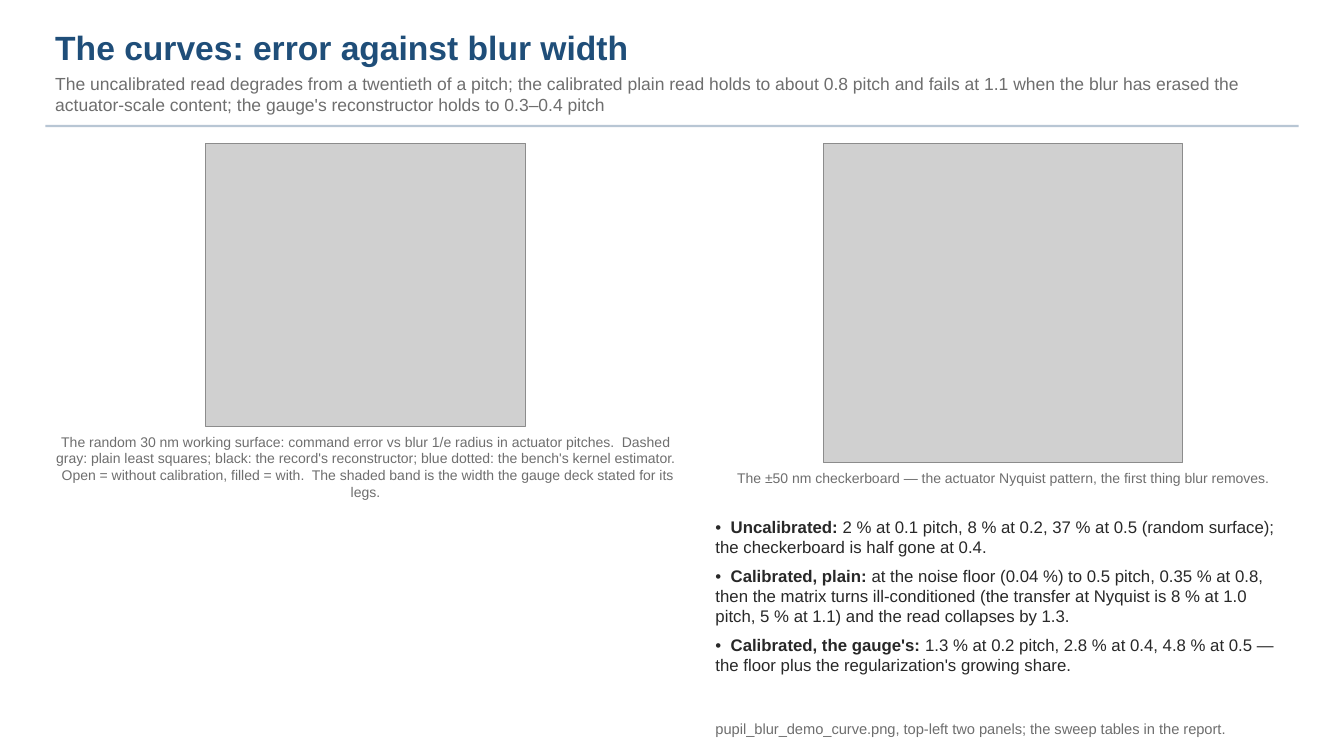
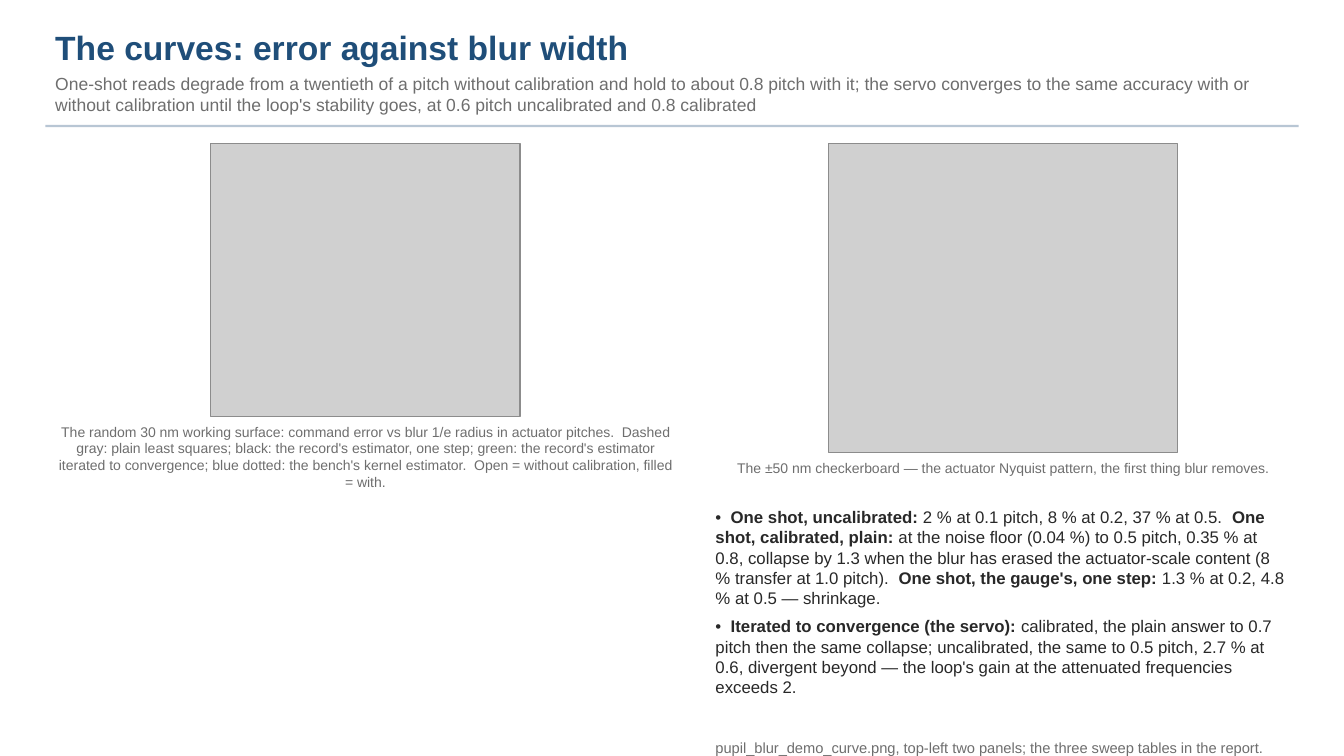
Before and after one commit to nasa-jpl/macos, a slide deck: slide 7 of demo_session/deck_blur.pptx (slide 5 before the commit). Drawn at 1344x756 pixels with LibreOffice and Linux fonts; fonts in the diff are those of the drawing; grey boxes stand for pictures. Boxes give left, top, right and bottom in pixels: in the first picture for what was removed or moved away, otherwise in the second. Text is boxed around its words. In the diff, an @@ line names an element or a change of style, - is before the commit and + after.

```diff
--- a/demo_session/deck_blur.pptx
+++ b/demo_session/deck_blur.pptx
@@ text at <box>55,77,1250,115</box>: text changed @@
-The uncalibrated read degrades from a twentieth of a pitch; the calibrated plain read holds to about 0.8 pitch and fails at 1.1 when the blur has erased the actuator-scale content; the gauge's reconstructor holds to 0.3–0.4 pitch
+One-shot reads degrade from a twentieth of a pitch without calibration and hold to about 0.8 pitch with it; the servo converges to the same accuracy with or without calibration until the loop's stability goes, at 0.6 pitch uncalibrated and 0.8 calibrated
@@ picture: place and size @@
-picture at <box>205,143,525,426</box>
+picture at <box>211,143,520,416</box>
@@ picture: place and size @@
-picture at <box>824,143,1184,463</box>
+picture at <box>829,143,1178,453</box>
@@ text at <box>59,427,673,487</box>: text changed @@
-The random 30 nm working surface: command error vs blur 1/e radius in actuator pitches. Dashed gray: plain least squares; black: the record's reconstructor; blue dotted: the bench's kernel estimator. Open = without calibration, filled = with. The shaded band is the width the gauge deck stated for its legs.
+The random 30 nm working surface: command error vs blur 1/e radius in actuator pitches. Dashed gray: plain least squares; black: the record's estimator, one step; green: the record's estimator iterated to convergence; blue dotted: the bench's kernel estimator. Open = without calibration, filled = with.
@@ text "The ±50 nm checkerboard — ...": place and size @@
-text "The ±50 nm checkerboard — ..." at <box>737,473,1269,486</box>
+text "The ±50 nm checkerboard — ..." at <box>737,463,1269,476</box>
@@ text at <box>715,511,1284,693</box>: text changed @@
-• Uncalibrated: 2 % at 0.1 pitch, 8 % at 0.2, 37 % at 0.5 (random surface); the checkerboard is half gone at 0.4.
-• Calibrated, plain: at the noise floor (0.04 %) to 0.5 pitch, 0.35 % at 0.8, then the matrix turns ill-conditioned (the transfer at Nyquist is 8 % at 1.0 pitch, 5 % at 1.1) and the read collapses by 1.3.
-• Calibrated, the gauge's: 1.3 % at 0.2 pitch, 2.8 % at 0.4, 4.8 % at 0.5 — the floor plus the regularization's growing share.
+• One shot, uncalibrated: 2 % at 0.1 pitch, 8 % at 0.2, 37 % at 0.5. One shot, calibrated, plain: at the noise floor (0.04 %) to 0.5 pitch, 0.35 % at 0.8, collapse by 1.3 when the blur has erased the actuator-scale content (8 % transfer at 1.0 pitch). One shot, the gauge's, one step: 1.3 % at 0.2, 4.8 % at 0.5 — shrinkage.
+• Iterated to convergence (the servo): calibrated, the plain answer to 0.7 pitch then the same collapse; uncalibrated, the same to 0.5 pitch, 2.7 % at 0.6, divergent beyond — the loop's gain at the attenuated frequencies exceeds 2.
@@ text at <box>715,742,1263,756</box>: text changed @@
-pupil_blur_demo_curve.png, top-left two panels; the sweep tables in the report.
+pupil_blur_demo_curve.png, top-left two panels; the three sweep tables in the report.
```
Also in this commit, not shown: 5 other slides changed, 3 slides added, 1 slide removed, 7 other files.
